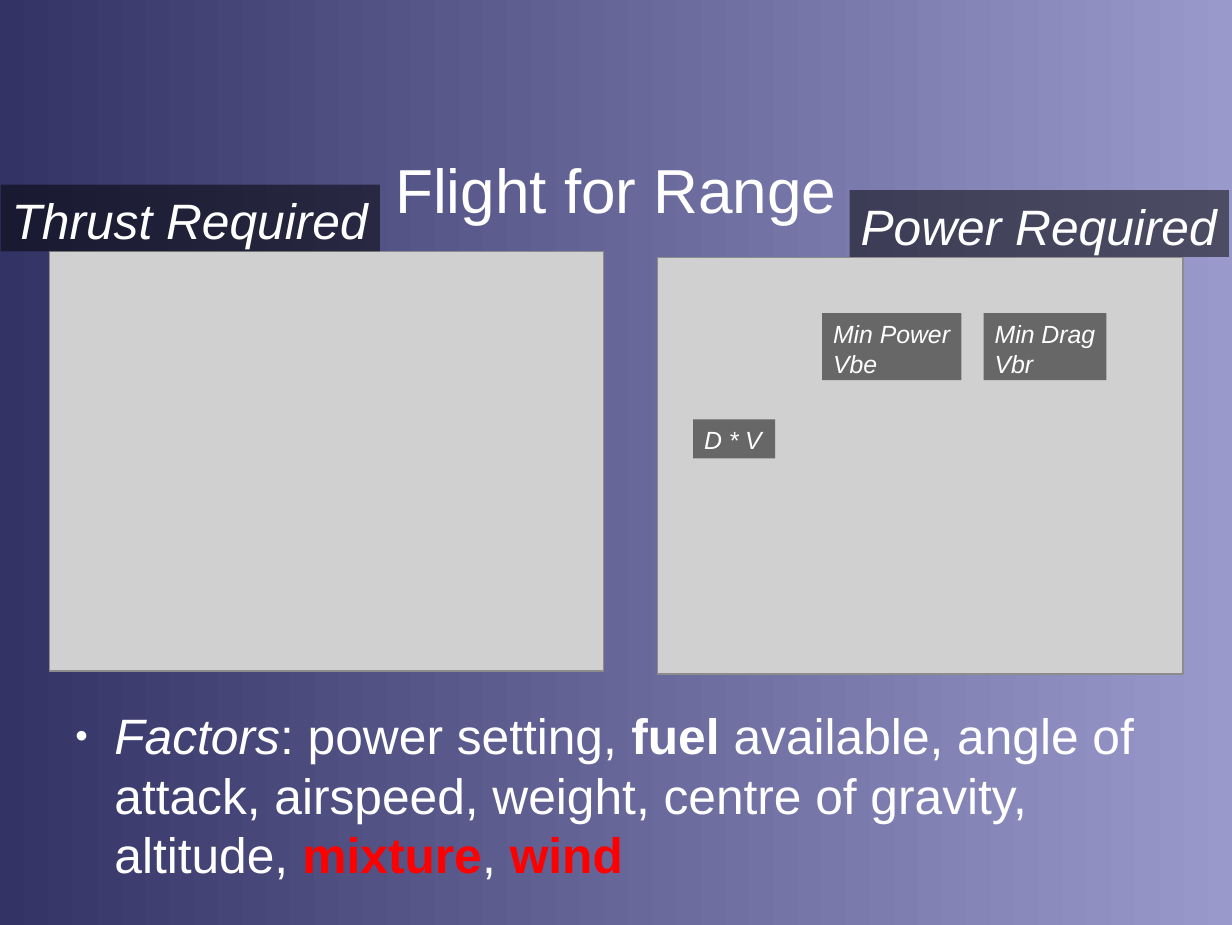
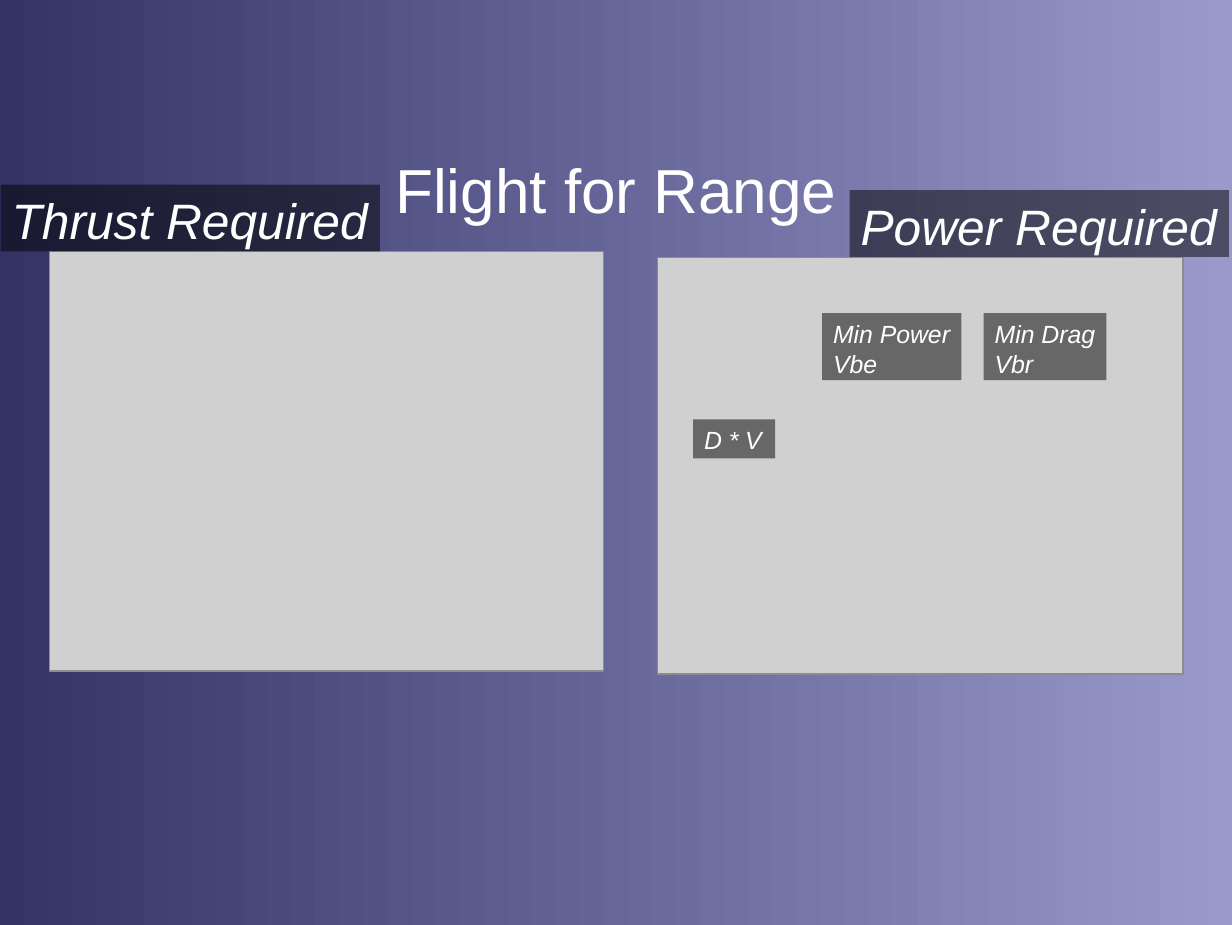
Before and after one commit to stephanheinemann/flight, a slide deck: slide 19 of FI/RangeAndEndurance/RangeAndEndurance.odp (slide 9 before the commit). Drawn at 1232x925 pixels with LibreOffice and Linux fonts; fonts in the diff are those of the drawing; grey boxes stand for pictures; background and template pictures are left out. Boxes give left, top, right and bottom in pixels: in the first picture for what was removed or moved away, otherwise in the second. Text is boxed around its words. In the diff, an @@ line names an element or a change of style, - is before the commit and + after.

```diff
--- a/FI/RangeAndEndurance/RangeAndEndurance.odp
+++ b/FI/RangeAndEndurance/RangeAndEndurance.odp
@@ text removed at [114, 718, 1133, 880] @@
-● Factors: power setting, fuel available, angle of attack, airspeed, weight, centre of gravity, altitude, mixture, wind
```
Also in this commit, not shown: 3 other slides changed, 4 slides added, 1 other file.
